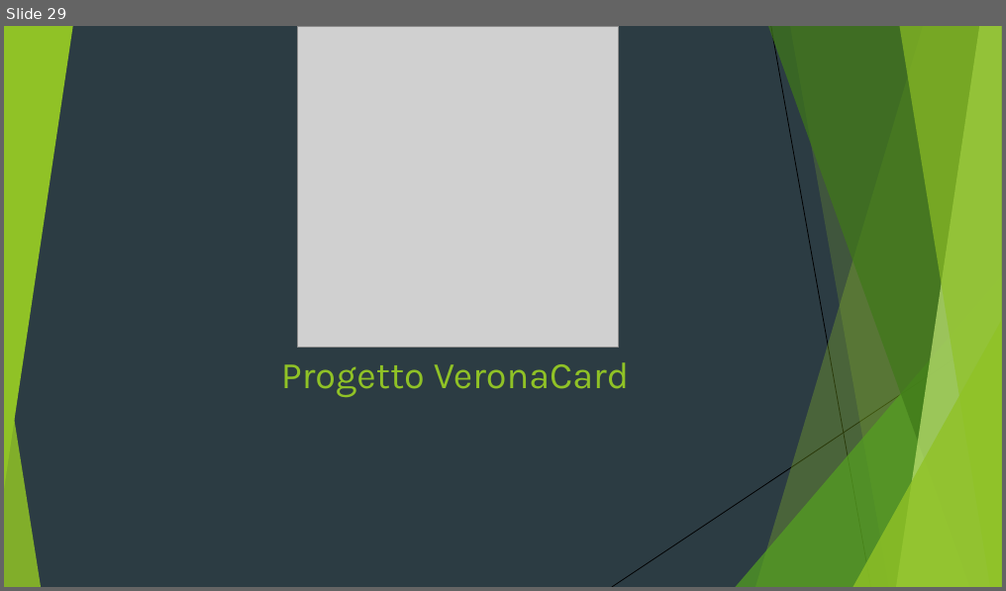
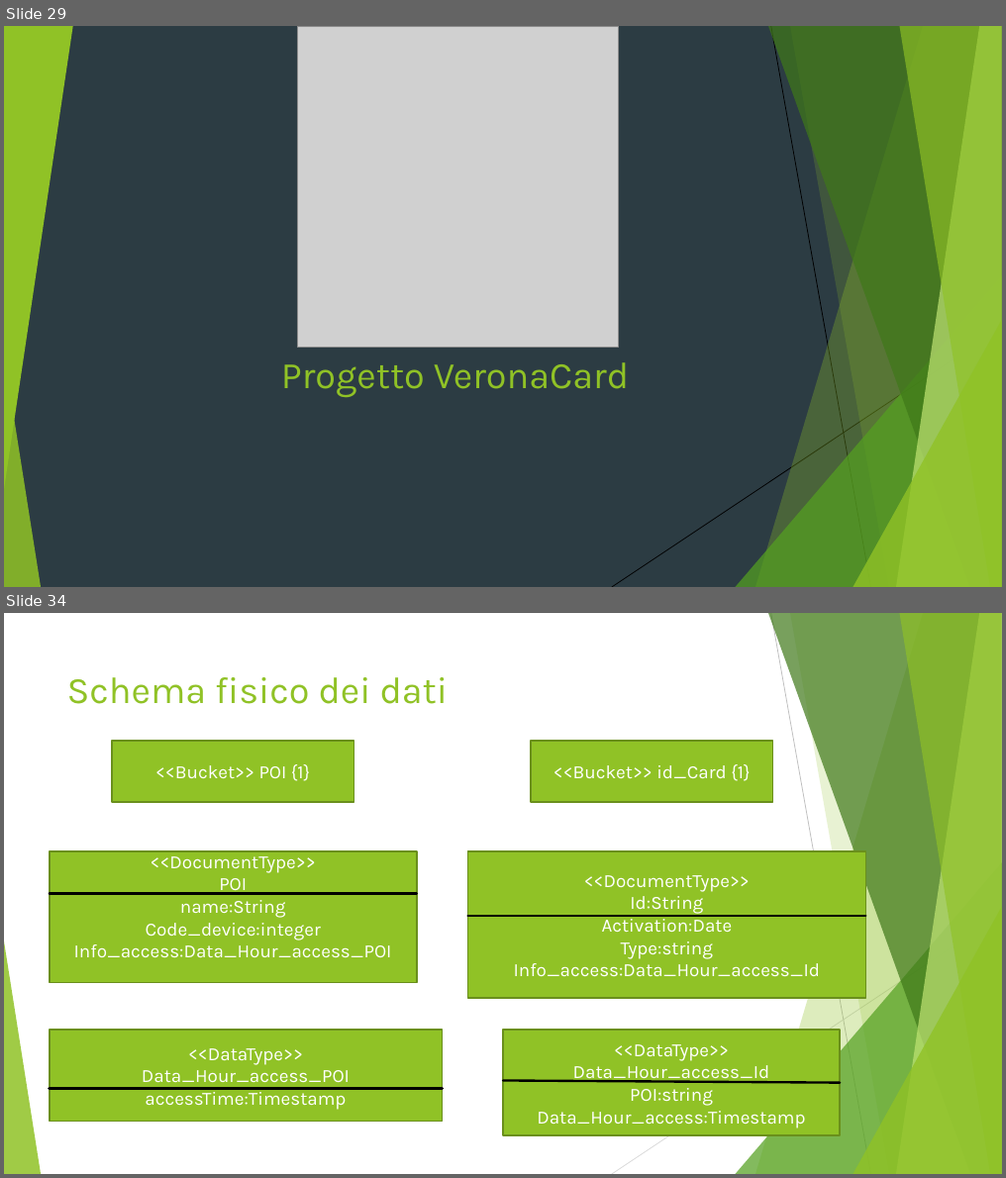
Before and after one commit to Buzzolan/VeronaCardMongoDB, a slide deck: Presentazione_progetto.pptx. Shown one above the other, each under a label of ours: slide 29 before the commit, slides 29 and 34 after it; the slides between them are not shown. The pictures are 1006x591 and 1006x1178 pixels, drawn with LibreOffice and Linux fonts; fonts in the diff are those of the drawing; grey boxes stand for pictures. Boxes give left, top, right and bottom in pixels: in the first picture for what was removed or moved away, otherwise in the second. Text is boxed around its words. In the diff, an @@ line names an element or a change of style, - is before the commit and + after.

Commit message:
dataModel

```diff
--- a/Presentazione_progetto.pptx
+++ b/Presentazione_progetto.pptx
@@ slide 34 added at (4,613,1002,1174), background #FFFFFF; not listed: 8 template elements that a slide beside it also shows @@
@@ line added from (771, 613) to (871, 1174), #BFBFBF 0.75 pt @@
@@ title added at (67,677,449,704), 36 pt, text #90C226 @@
+Schema fisico dei dati
@@ rectangle added at (112,741,354,802), fill #90C226, outline #6B901C 1.5 pt, 18 pt, text #FFFFFF @@
+<<Bucket>> POI {1}
@@ rectangle added at (531,741,773,802), fill #90C226, outline #6B901C 1.5 pt, 18 pt, text #FFFFFF @@
+<<Bucket>> id_Card {1}
@@ rectangle added at (50,851,417,983), fill #90C226, outline #6B901C 1.5 pt, 18 pt, text #FFFFFF @@
+<<DocumentType>>
+POI
+name:String
+Code_device:integer
+Info_access:Data_Hour_access_POI
@@ rectangle added at (468,851,866,998), fill #90C226, outline #6B901C 1.5 pt, 18 pt, text #FFFFFF @@
+<<DocumentType>>
+Id:String
+Activation:Date
+Type:string
+Info_access:Data_Hour_access_Id
@@ line added from (50, 894) to (417, 894), #000000 2.25 pt @@
@@ line added from (468, 916) to (865, 916), #000000 2.25 pt @@
@@ line added from (1002, 915) to (612, 1174), #D9D9D9 0.75 pt @@
@@ rectangle added at (50,1030,443,1121), fill #90C226, outline #6B901C 1.5 pt, 18 pt, text #FFFFFF @@
+<<DataType>>
+Data_Hour_access_POI
+accessTime:Timestamp
@@ rectangle added at (503,1030,841,1137), fill #90C226, outline #6B901C 1.5 pt, 18 pt, text #FFFFFF @@
+<<DataType>>
+Data_Hour_access_Id
+POI:string
+Data_Hour_access:Timestamp
@@ line added from (503, 1081) to (841, 1083), #000000 2.25 pt @@
@@ line added from (50, 1089) to (443, 1089), #000000 3 pt @@
```
Also in this commit, not shown: 1 slide changed, 3 other slides added, 3 other files.
